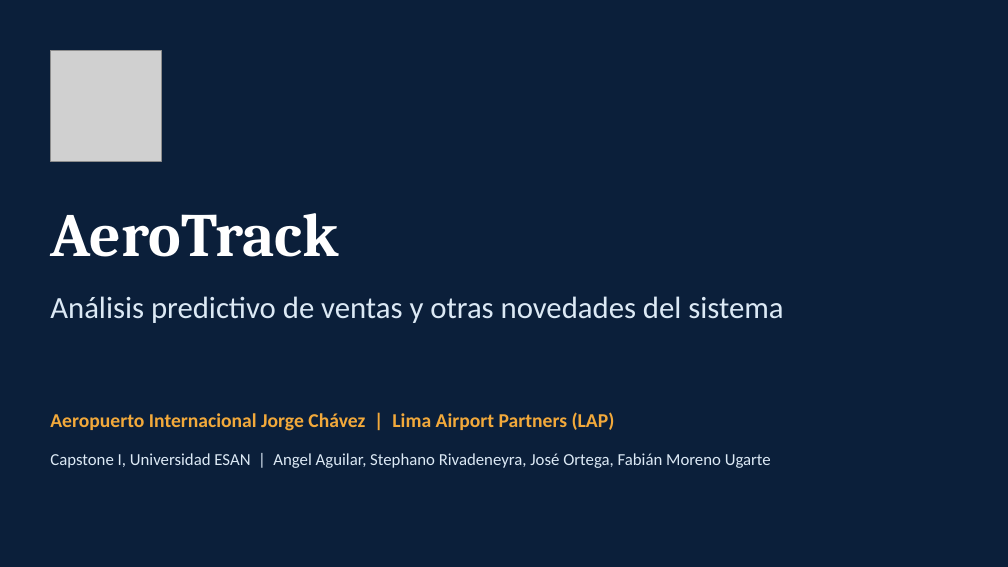
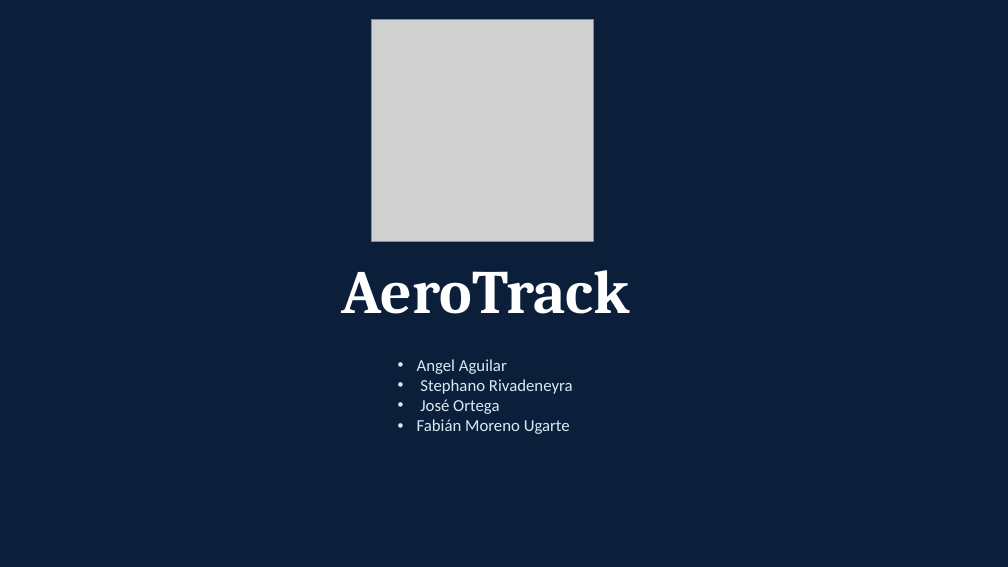
Before and after one commit to AngelAguilar21/Proyecto_LAP_Captone, a slide deck: slide 1 of informe/AeroTrack_Presentacion.pptx. Drawn at 1008x567 pixels with LibreOffice and Linux fonts; fonts in the diff are those of the drawing; grey boxes stand for pictures. Boxes give left, top, right and bottom in pixels: in the first picture for what was removed or moved away, otherwise in the second. Text is boxed around its words. In the diff, an @@ line names an element or a change of style, - is before the commit and + after.

```diff
--- a/informe/AeroTrack_Presentacion.pptx
+++ b/informe/AeroTrack_Presentacion.pptx
@@ picture: place and size @@
-picture at (50,50,161,161)
+picture at (371,20,593,242)
@@ text "AeroTrack": place and size @@
-text "AeroTrack" at (50,213,338,257)
+text "AeroTrack" at (342,270,630,314)
@@ text removed at (50,296,783,323) @@
-Análisis predictivo de ventas y otras novedades del sistema
@@ text at (417,359,573,434): text changed @@
-Capstone I, Universidad ESAN | Angel Aguilar, Stephano Rivadeneyra, José Ortega, Fabián Moreno Ugarte
+• Angel Aguilar
+• Stephano Rivadeneyra
+• José Ortega
+• Fabián Moreno Ugarte
@@ text removed at (50,412,615,431) @@
-Aeropuerto Internacional Jorge Chávez | Lima Airport Partners (LAP)
```
Also in this commit, not shown: 2 slides removed.
